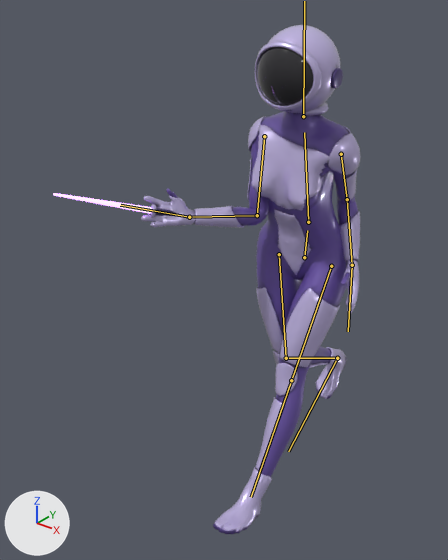
One commit to the glTF model inner-restore/public/static/models/diver.glb: the scene before it, then after it.
Before and after are seen from a 50 mm camera at (1.091, -1.865, 1.898) aimed at (-0.213, -0.234, 0.887). Every picture has the same lights, and +X, +Y and +Z are marked at lower left. The picture after the commit comes second. Both versions are drawn at frame 17 of the action 'run'; the numbers are the values there. The bones that change, and the others that lie on the model, are drawn over the model as lines.

In view in the first picture: 'body', 'helmet', 'tool'.
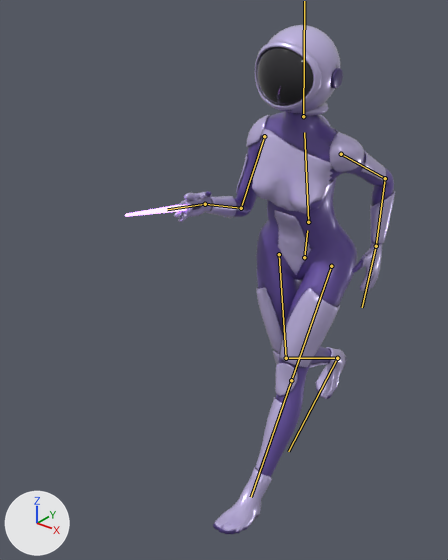
Where the change shows, as pixel boxes (x1, y1, x2, y2) in the pictures (448 x 560 px):
```json
{"object": "body", "change": "posed", "before": [141, 110, 361, 534], "after": [174, 110, 395, 534]}
{"object": "tool", "change": "posed", "before": [53, 193, 177, 217], "after": [125, 200, 201, 217]}
{"bone": "upperArmL", "before": "(341, 154) to (347, 199)", "after": "(341, 154) to (385, 178)"}
{"bone": "foreArmL", "before": "(347, 199) to (352, 265)", "after": "(385, 178) to (376, 246)"}
{"bone": "handL", "before": "(352, 265) to (348, 331)", "after": "(376, 246) to (362, 307)"}
{"bone": "upperArmR", "before": "(264, 136) to (257, 215)", "after": "(264, 136) to (241, 208)"}
{"bone": "foreArmR", "before": "(257, 215) to (189, 217)", "after": "(241, 208) to (205, 204)"}
{"bone": "handR", "before": "(189, 217) to (120, 205)", "after": "(205, 204) to (167, 209)"}
```

The change, as JSON lines over the scene's bpy script:
```json
{"block": "bone_upperarml", "where": "bone_upperarml = bpy.data.objects['rig'].pose.bones['upperArmL']  # child of 'chest'"}
{"op": "set", "path": "bone_upperarml.rotation_quaternion", "old": "(-0.869, 0.116, -0.055, -0.477)", "new": "(-0.887, -0.213, 0.0, -0.409)", "note": "degrees (-9, 12, 57) -> degrees (23, -10, 48)"}
{"block": "bone_forearml", "where": "bone_forearml = bpy.data.objects['rig'].pose.bones['foreArmL']  # child of 'upperArmL'"}
{"op": "set", "path": "bone_forearml.rotation_quaternion", "old": "(0.9, -0.11, -0.22, -0.358)", "new": "(0.945, -0.322, 0.0, -0.052)", "note": "degrees (-3, -28, -43) -> degrees (-37, -2, -6)"}
{"block": "bone_handl", "where": "bone_handl = bpy.data.objects['rig'].pose.bones['handL']  # child of 'foreArmL'"}
{"op": "set", "path": "bone_handl.rotation_quaternion", "old": "(0.998, -0.037, -0.001, -0.054)", "new": "(0.997, 0.058, 0.0, -0.054)", "note": "degrees (-4, 0, -6) -> degrees (7, 0, -6)"}
{"block": "bone_upperarmr", "where": "bone_upperarmr = bpy.data.objects['rig'].pose.bones['upperArmR']  # child of 'chest'"}
{"op": "set", "path": "bone_upperarmr.rotation_quaternion", "old": "(-0.869, 0.462, -0.084, 0.153)", "new": "(-0.953, 0.296, 0.0, 0.062)", "note": "degrees (-56, 0, -20) -> degrees (-34, -2, -7)"}
{"block": "bone_forearmr", "where": "bone_forearmr = bpy.data.objects['rig'].pose.bones['foreArmR']  # child of 'upperArmR'"}
{"op": "set", "path": "bone_forearmr.rotation_quaternion", "old": "(0.839, -0.138, 0.276, 0.448)", "new": "(0.856, -0.324, 0.0, 0.404)", "note": "degrees (1, 36, 57) -> degrees (-35, 15, 46)"}
{"block": "bone_handr", "where": "bone_handr = bpy.data.objects['rig'].pose.bones['handR']  # child of 'foreArmR'"}
{"op": "set", "path": "bone_handr.rotation_quaternion", "old": "(0.998, -0.037, 0.001, 0.054)", "new": "(0.997, 0.061, 0.0, 0.039)", "note": "degrees (-4, 0, 6) -> degrees (7, 0, 5)"}
```
